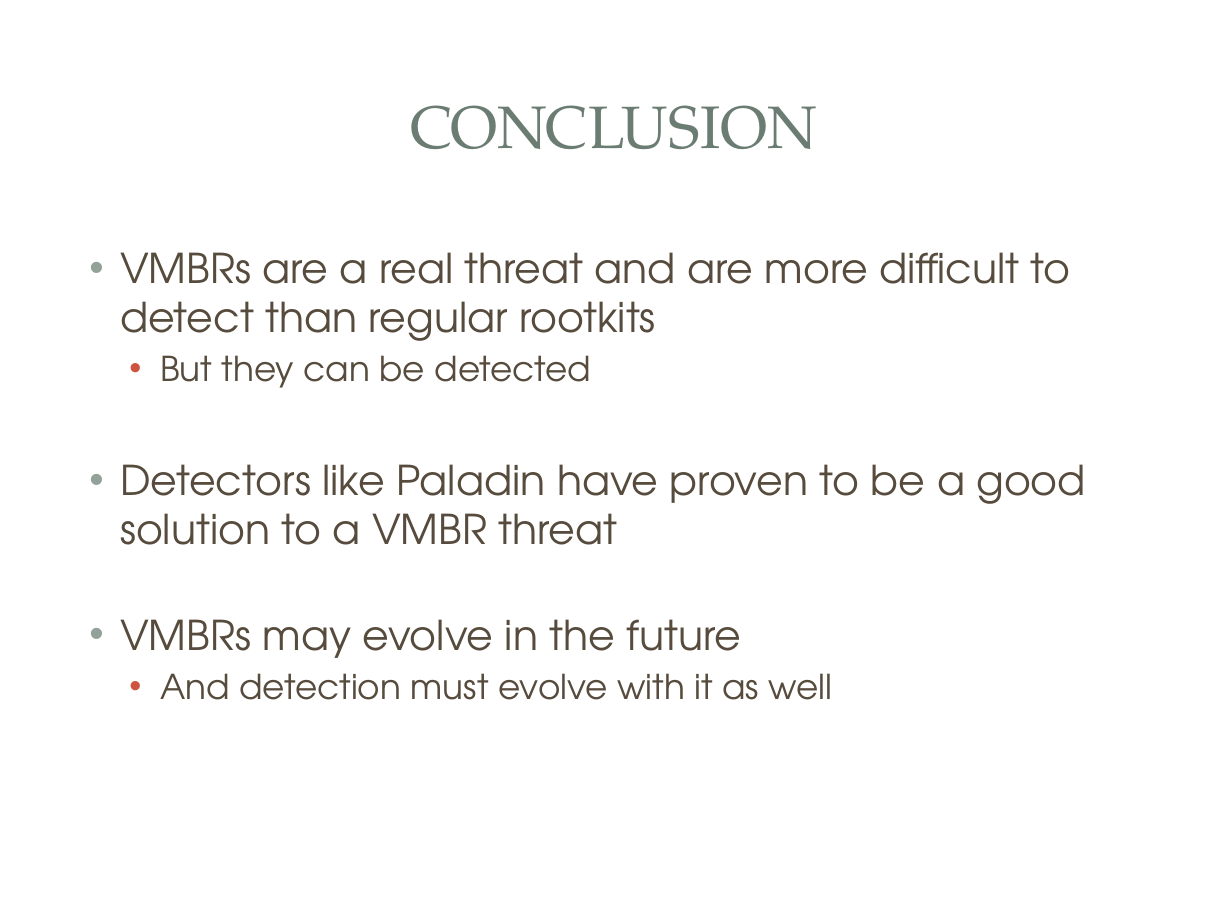
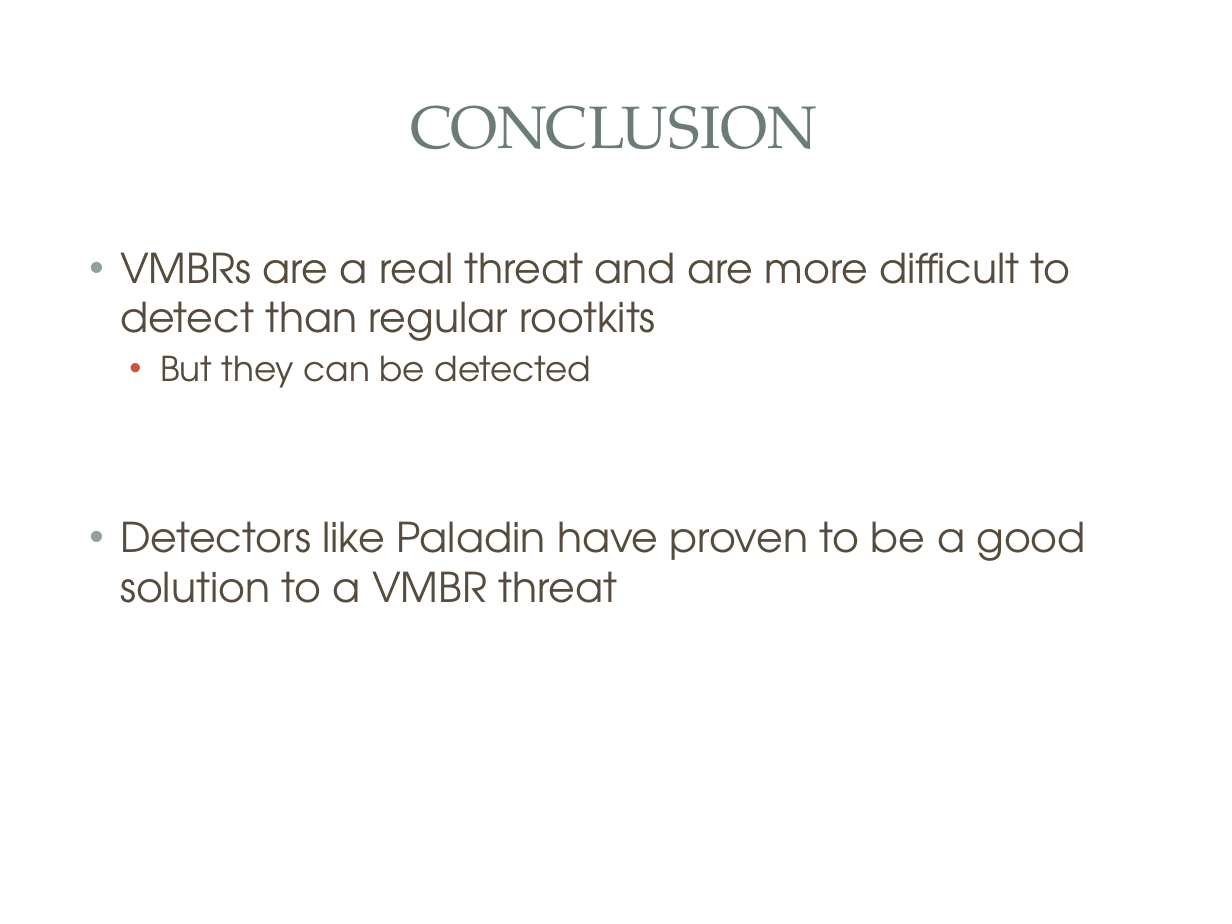
Before and after one commit to mjmalkowski11023/Computer-Security-2013, a slide deck: slide 21 of VMBR_Presentation.pptx. Drawn at 1232x924 pixels with LibreOffice and Linux fonts; fonts in the diff are those of the drawing; background and template pictures are left out. Boxes give left, top, right and bottom in pixels: in the first picture for what was removed or moved away, otherwise in the second. Text is boxed around its words. In the diff, an @@ line names an element or a change of style, - is before the commit and + after.

Commit message:
Minor change to the conclusion

```diff
--- a/VMBR_Presentation.pptx
+++ b/VMBR_Presentation.pptx
@@ text at [120,619,833,700]: paragraphs removed @@
-• VMBRs may evolve in the future
-  • And detection must evolve with it as well
```
